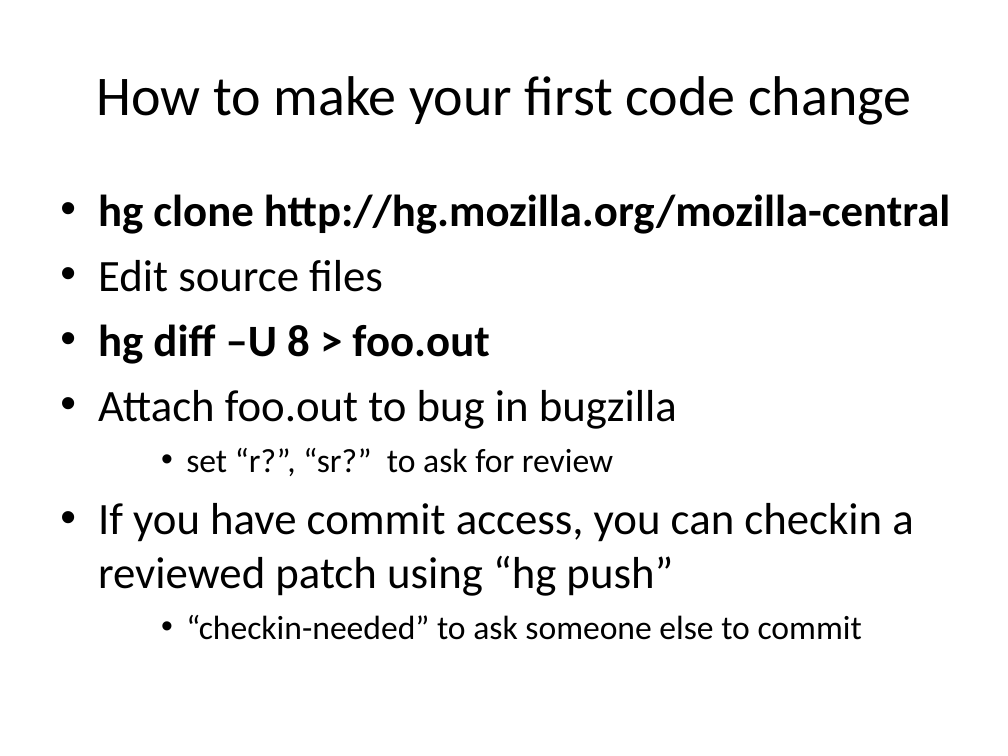
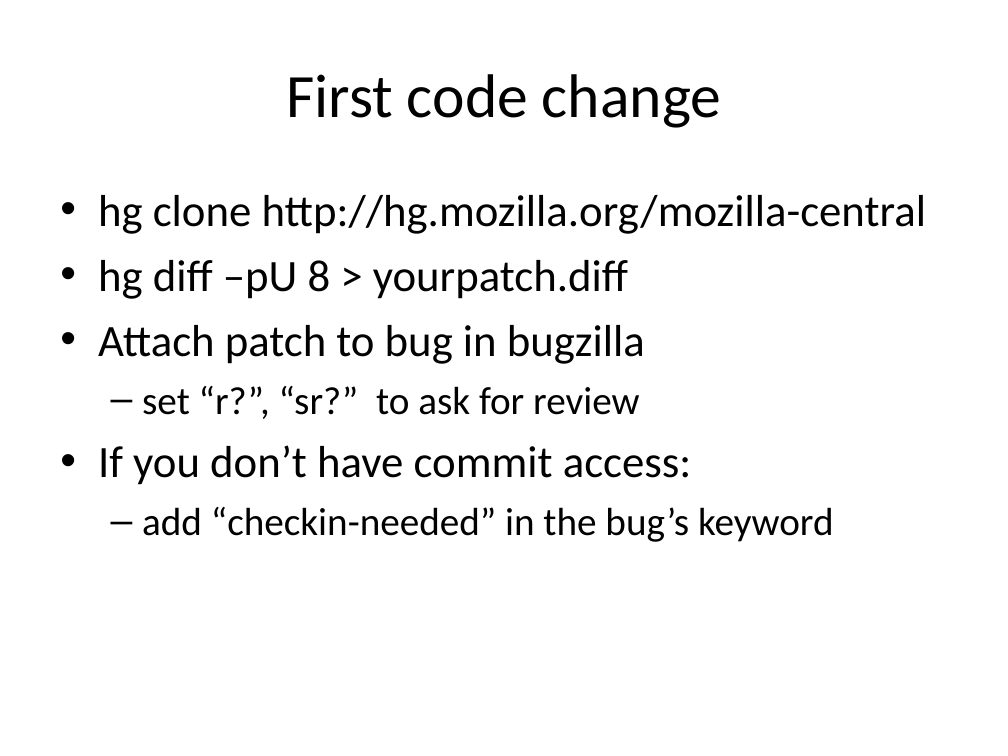
Before and after one commit to armenzg/playground, a slide deck: slide 2 of mozilla/slides/presentations/RelEng-newhire-brownbag-april2011.ppt. Drawn at 1008x756 pixels with LibreOffice and Linux fonts; fonts in the diff are those of the drawing. Boxes give left, top, right and bottom in pixels: in the first picture for what was removed or moved away, otherwise in the second. Text is boxed around its words. In the diff, an @@ line names an element or a change of style, - is before the commit and + after.

```diff
--- a/mozilla/slides/presentations/RelEng-newhire-brownbag-april2011.ppt
+++ b/mozilla/slides/presentations/RelEng-newhire-brownbag-april2011.ppt
@@ title at box(286, 74, 721, 128): text changed; size 40 to 44 pt @@
-How to make your first code change
+First code change
@@ text at box(98, 195, 926, 419): bold off in "hg clone http://hg.mozilla.org/mozilla-central"; size 24 to 28 pt in "set “r?”, “sr?” to ask for review"; bullet • to –; list level 3 to 2 in "set “r?”, “sr?” to ask ..." @@
@@ text at box(98, 260, 645, 364): text changed @@
-• Edit source files
-• hg diff –U 8 > foo.out
-• Attach foo.out to bug in bugzilla
+• hg diff –pU 8 > yourpatch.diff
+• Attach patch to bug in bugzilla
@@ text at box(98, 445, 834, 542): text changed; size 32 to 28 pt @@
-• If you have commit access, you can checkin a reviewed patch using “hg push”
-    • “checkin-needed” to ask someone else to commit
+• If you don’t have commit access:
+  – add “checkin-needed” in the bug’s keyword
```
Also in this commit, not shown: 8 other slides changed, 5 slides added, 5 slides removed.
